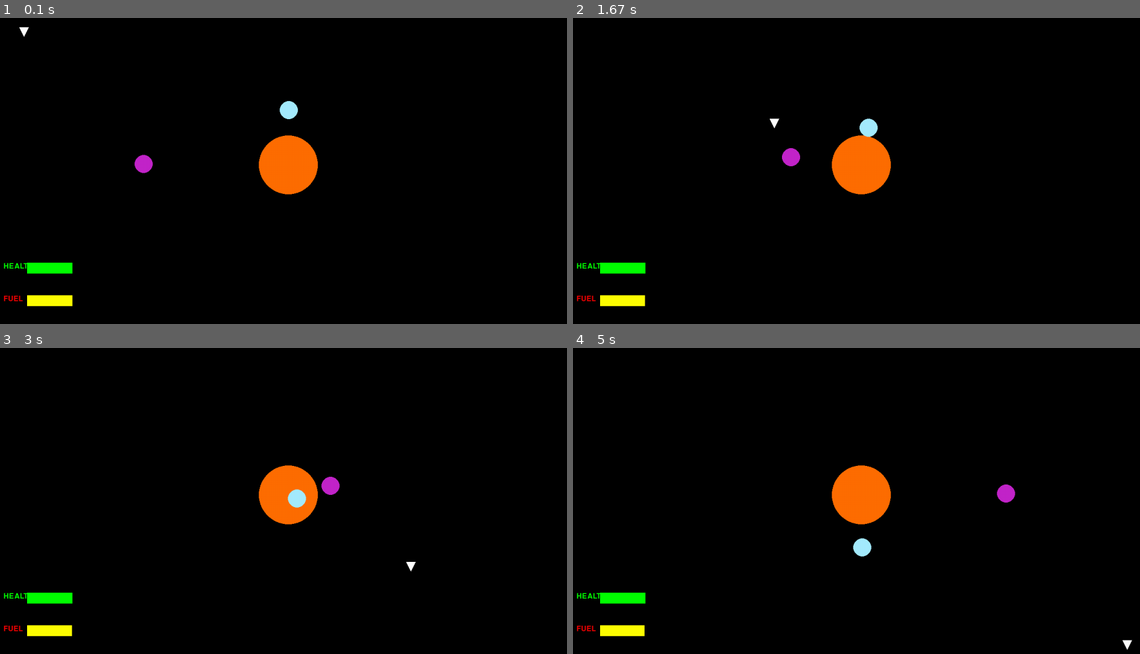
Above: before the commit, frames 1-4 (two rows, left to right).
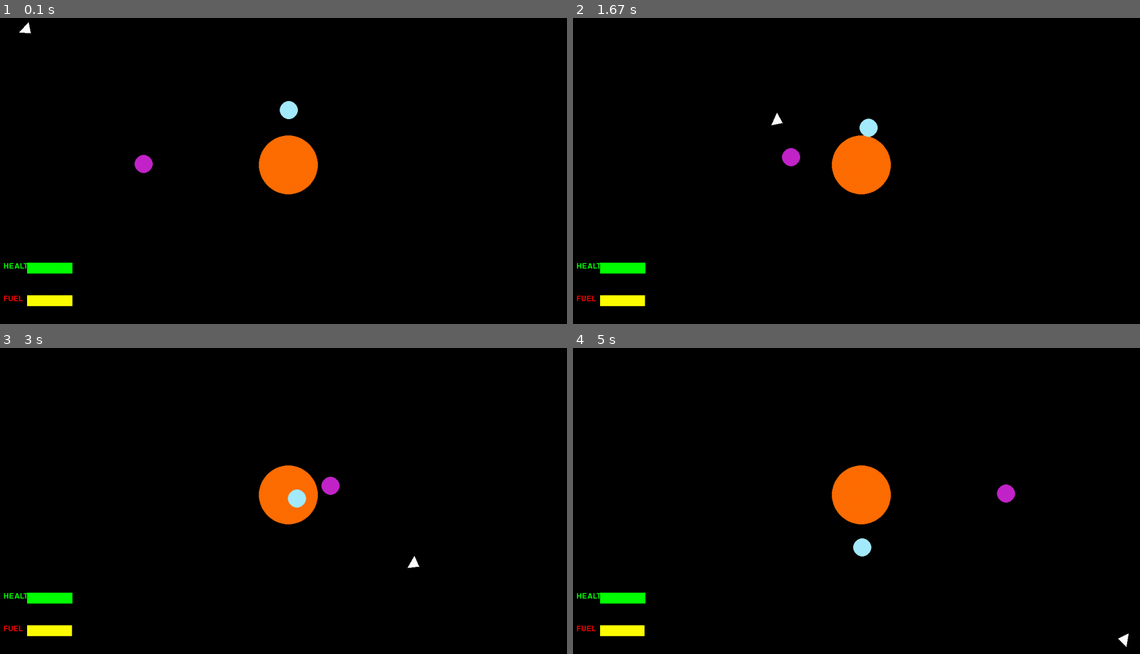
Above: after the commit, the same moments.

Repository: JoelWester/pygames
Game: pygame game, started from SpaceGame.py
The game is run twice, just before and just after one commit, with the same random seed, the same clock (stepped at 60 frames per second) and the same inputs.
Inputs:
- Up to frame 1 (0.1 s): no input
- Up to frame 2 (1.67 s): hold D 0.33-0.8 s; hold W 0.83-1.13 s; hold D 1.17-1.63 s
- Up to frame 3 (3 s): hold A 1.67-2.2 s; hold S 2.23-2.53 s; hold A 2.57-2.97 s
- Up to frame 4 (5 s): hold W 3-3.37 s; hold D 3.4-4.03 s; hold S 4.07-4.43 s; hold A 4.47-4.93 s; hold D from 4.97 s (still down)

The runs differ from the first frame. In frame 1, less than 0.1% of the frame differs, in the area x 3-6%, y 1-7%; in frame 2, less than 0.1%; in frame 3, less than 0.1%; in frame 4, less than 0.1%, in the area x 96-99%, y 93-99%.

Commit message:
added directional rotation to ship_polygon

Diff:
--- a/SpaceGame.py
+++ b/SpaceGame.py
@@ -1,3 +1,4 @@
+from numpy import arcsin
 import pygame
 import math
 import random
@@ -58,8 +59,11 @@
 def from_centre(x,y):
     return (centre[0]-x,centre[1]-y)
 
-def ship_polygon(pos):
-    return (pos[0], pos[1]+20.0),  (pos[0]+10, pos[1]), (pos[0]-10, pos[1])
+def ship_polygon(pos, vel):
+    u_vector = unit_vector(vel)
+    dx = u_vector[0]
+    dy = u_vector[1]
+    return (pos[0] + (dx*20), pos[1]+ (dy*20)),  (pos[0] + (dy*15), pos[1]- (dx*15)), (pos[0]- (dy*15), pos[1]+ (dx*15))
 
 def render():
     screen.fill((0, 0, 0))
@@ -69,7 +73,7 @@
     for planet in planets:
         pygame.draw.circle(screen, planet.color, planet.position, 20)
     #Draw ship
-    polygon = ship_polygon(ship.position)
+    polygon = ship_polygon(ship.position, ship.velocity)
     pygame.draw.polygon(screen, ship.color, polygon, 0)
 
     #Fuel
